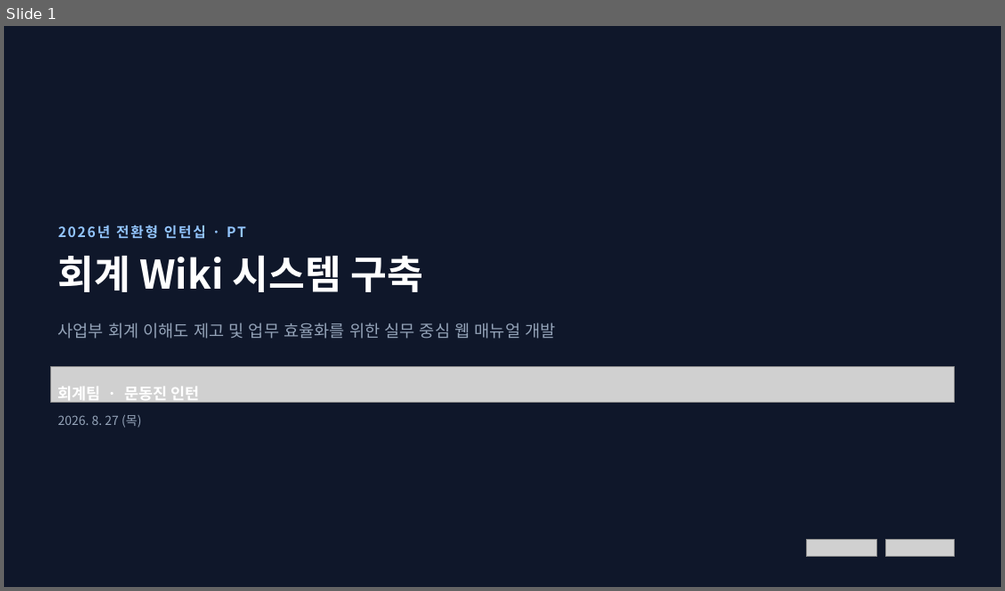
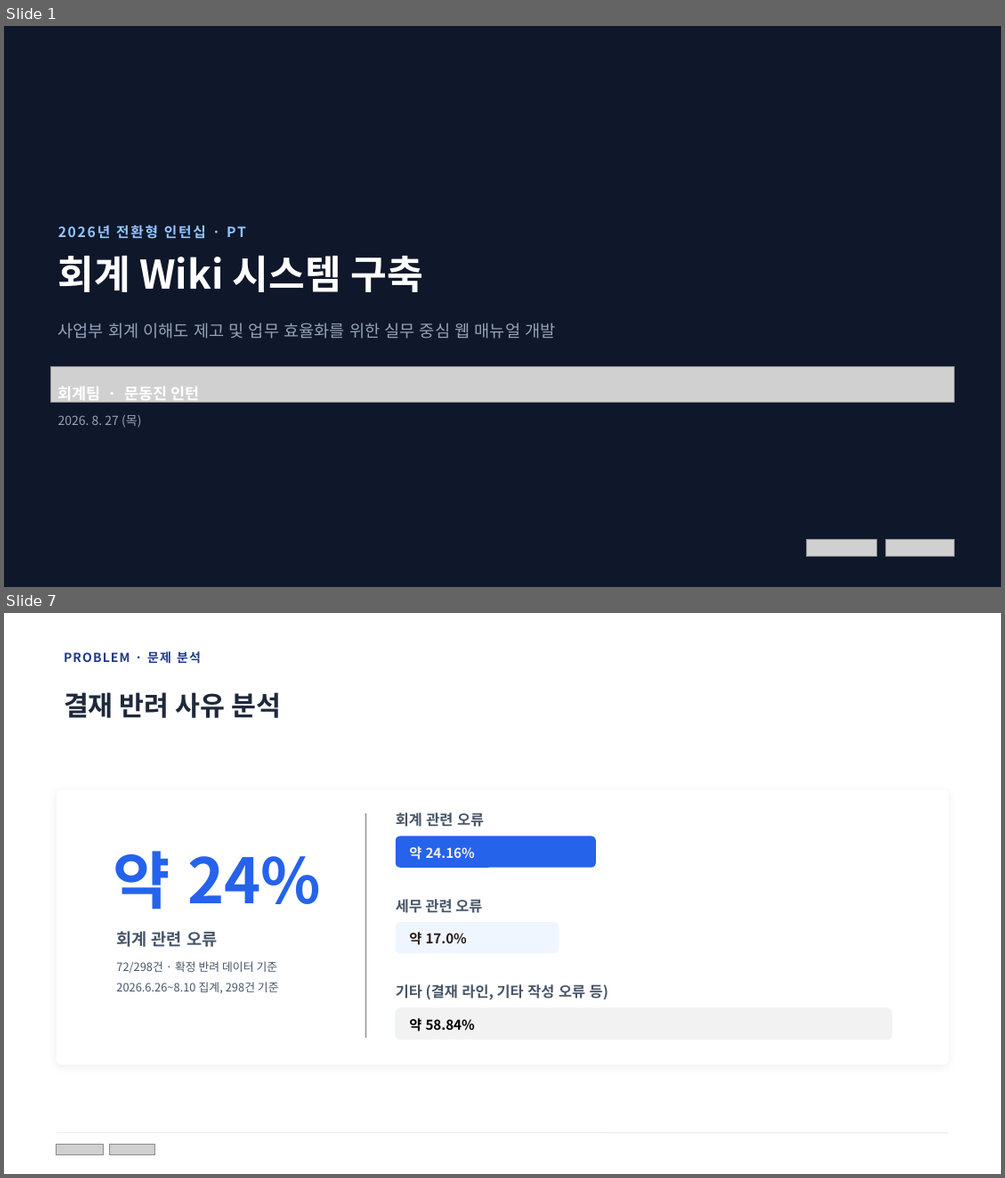
Before and after one commit to mdj11-netizen/vs-code, a slide deck: 과제pt/PPT/최종발표_회계Wiki구축_문동진_v2.pptx. Shown one above the other, each under a label of ours: slide 1 before the commit, slides 1 and 7 after it; the slides between them are not shown. The pictures are 1005x591 and 1005x1178 pixels, drawn with LibreOffice and Linux fonts; fonts in the diff are those of the drawing; grey boxes stand for pictures; background and template pictures are left out. Boxes give left, top, right and bottom in pixels: in the first picture for what was removed or moved away, otherwise in the second. Text is boxed around its words. In the diff, an @@ line names an element or a change of style, - is before the commit and + after.

```diff
--- a/과제pt/PPT/최종발표_회계Wiki구축_문동진_v2.pptx
+++ b/과제pt/PPT/최종발표_회계Wiki구축_문동진_v2.pptx
@@ slide 7 added at <box>4,613,1001,1174</box>, background picture (left out) @@
@@ text added at <box>64,651,201,664</box>, 12 pt, text #1E3A8A, bold @@
+PROBLEM · 문제 분석
@@ text added at <box>64,692,281,718</box>, 26 pt, text #1E293B, bold @@
+결재 반려 사유 분석
@@ rounded rectangle added at <box>57,789,948,1064</box>, fill #FFFFFF @@
@@ rectangle added at <box>366,813,367,1038</box>, fill #808080 @@
@@ text added at <box>396,812,484,827</box>, 14 pt, text #475569, bold @@
+회계 관련 오류
@@ text added at <box>113,851,321,909</box>, 60 pt, text #2563EB, bold @@
+약 24%
@@ rounded rectangle added at <box>396,835,596,868</box>, fill #2563EB @@
@@ text added at <box>409,846,475,860</box>, 13 pt, text #F5F0EA, bold @@
+약 24.16%
@@ text added at <box>396,899,482,913</box>, 14 pt, text #475569, bold @@
+세무 관련 오류
@@ text added at <box>116,931,217,947</box>, 16 pt, text #475569, bold @@
+회계 관련 오류
@@ rounded rectangle added at <box>396,922,559,953</box>, fill #EFF6FF @@
@@ text added at <box>409,932,467,945</box>, 13 pt, text #2A1D14, bold @@
+약 17.0%
@@ text added at <box>116,961,279,993</box>, 11 pt, text #475569 @@
+72/298건 · 확정 반려 데이터 기준
+2026.6.26~8.10 집계, 298건 기준
@@ text added at <box>396,984,608,999</box>, 14 pt, text #475569, bold @@
+기타 (결재 라인, 기타 작성 오류 등)
@@ rounded rectangle added at <box>396,1008,892,1039</box>, fill #F2F2F2, outline #F1F5F9 0.75 pt @@
@@ text added at <box>409,1018,475,1031</box>, 13 pt, text #000000, bold @@
+약 58.84%
@@ line added from (57, 1133) to (948, 1133), #E2E8F0 0.75 pt @@
@@ picture added at <box>57,1144,104,1155</box> @@
@@ picture added at <box>109,1144,155,1155</box> @@
@@ line added from (110, 1143) to (110, 1153), #E2E8F0 0.75 pt @@
```
Also in this commit, not shown: 13 slides changed, 14 other slides added, 2 slides removed, 6 other files.
